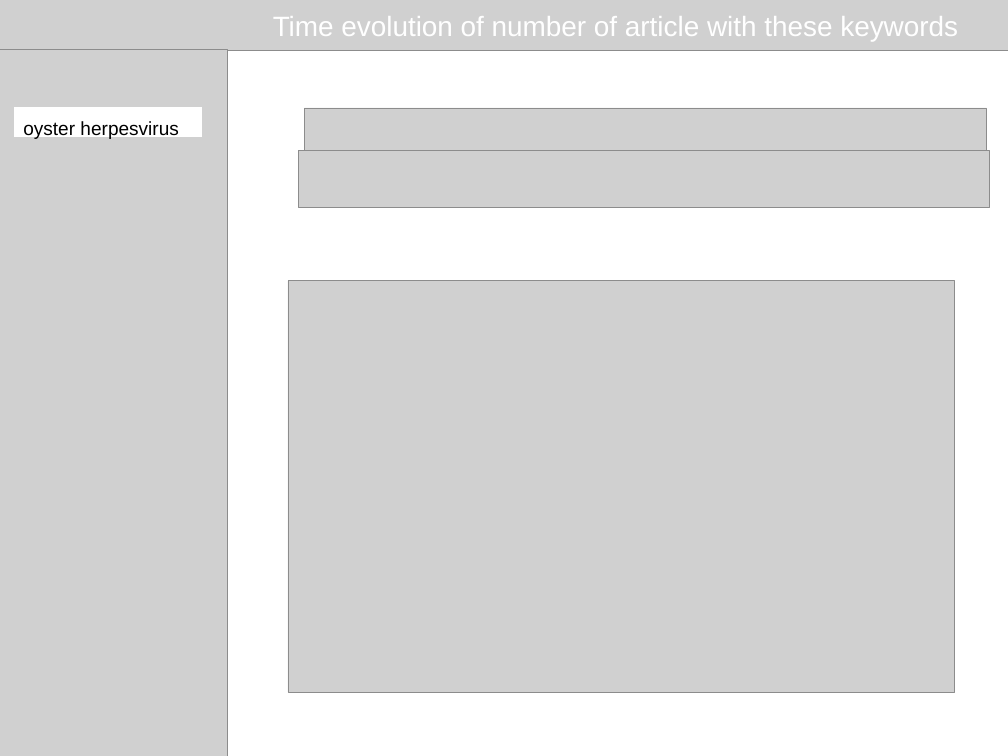
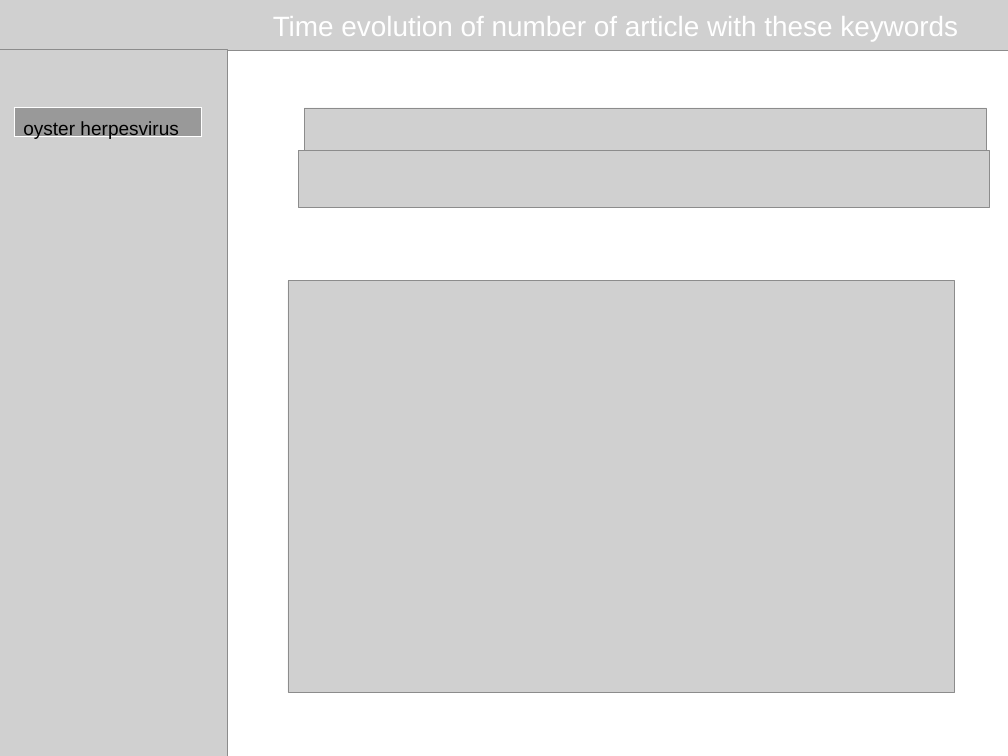
Before and after one commit to propan2one/BibliographeR, a slide deck: slide 3 of slidesUser2019.odp. Drawn at 1008x756 pixels with LibreOffice and Linux fonts; fonts in the diff are those of the drawing; grey boxes stand for pictures. Boxes give left, top, right and bottom in pixels: in the first picture for what was removed or moved away, otherwise in the second. Text is boxed around its words. In the diff, an @@ line names an element or a change of style, - is before the commit and + after.

```diff
--- a/slidesUser2019.odp
+++ b/slidesUser2019.odp
@@ rectangle at (15, 108, 202, 136): fill #FFFFFF to #999999 @@
```
Also in this commit, not shown: 2 other slides changed, 3 slides added.
